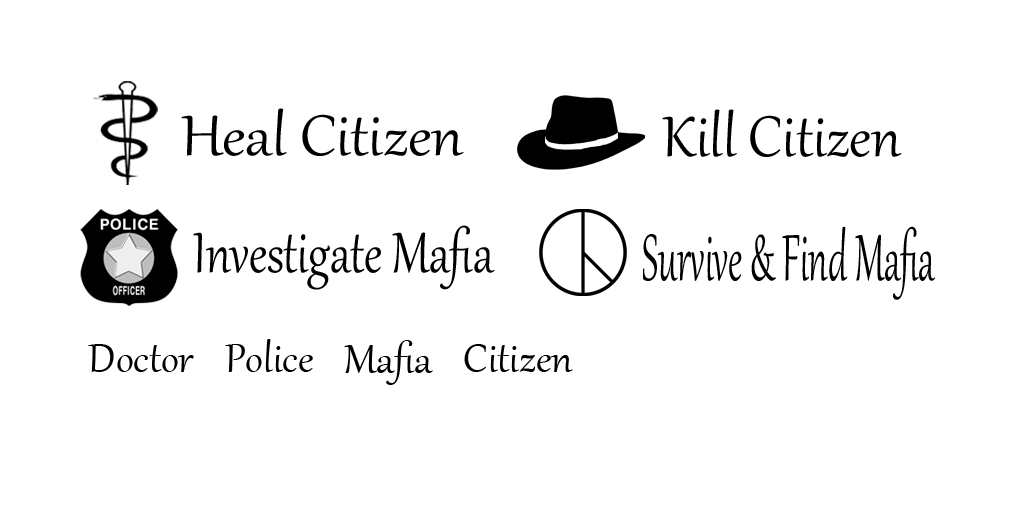
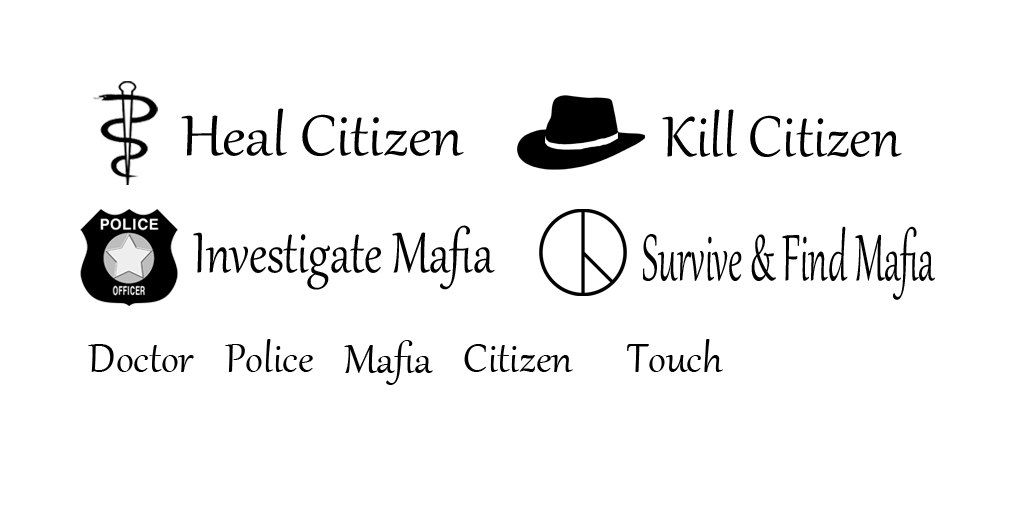
The second 1024 × 512 image is a revision of the first. Changes to its layers:
added layer "Touch" above "Doctor" over <box>627,339,723,372</box>
